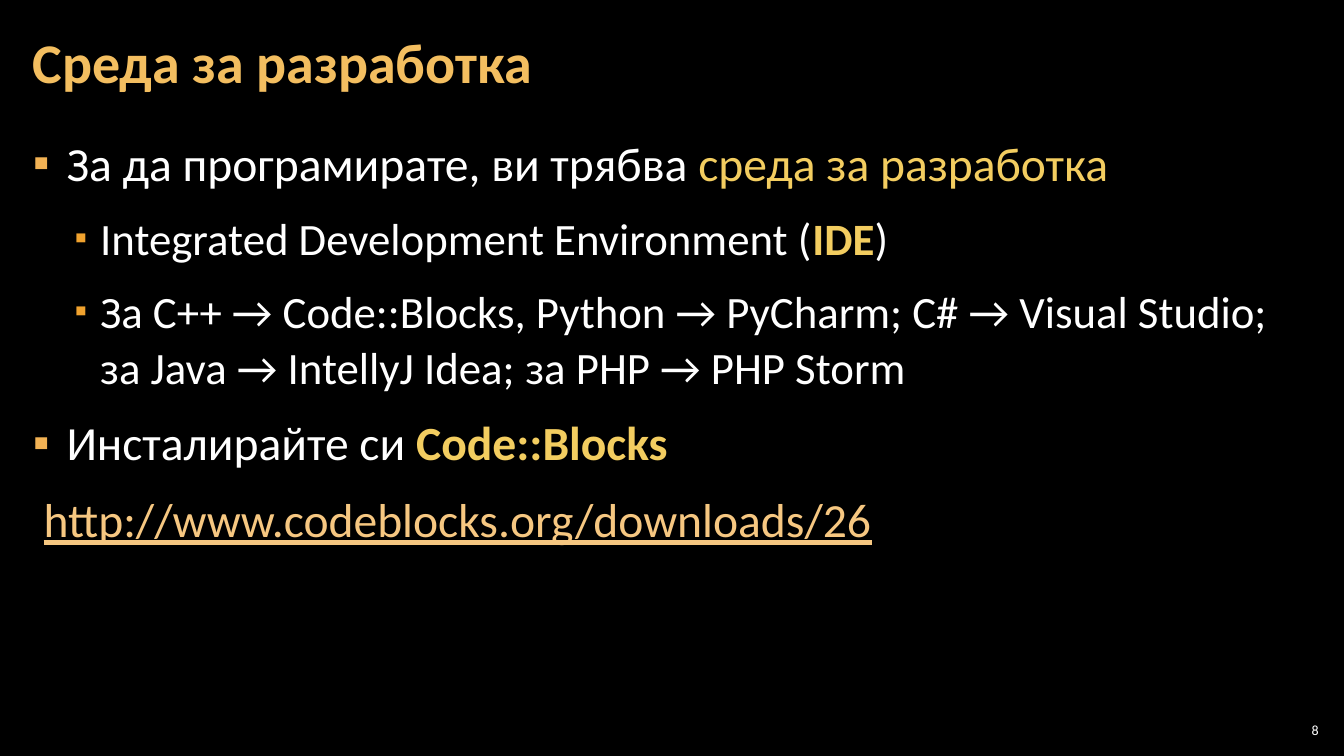
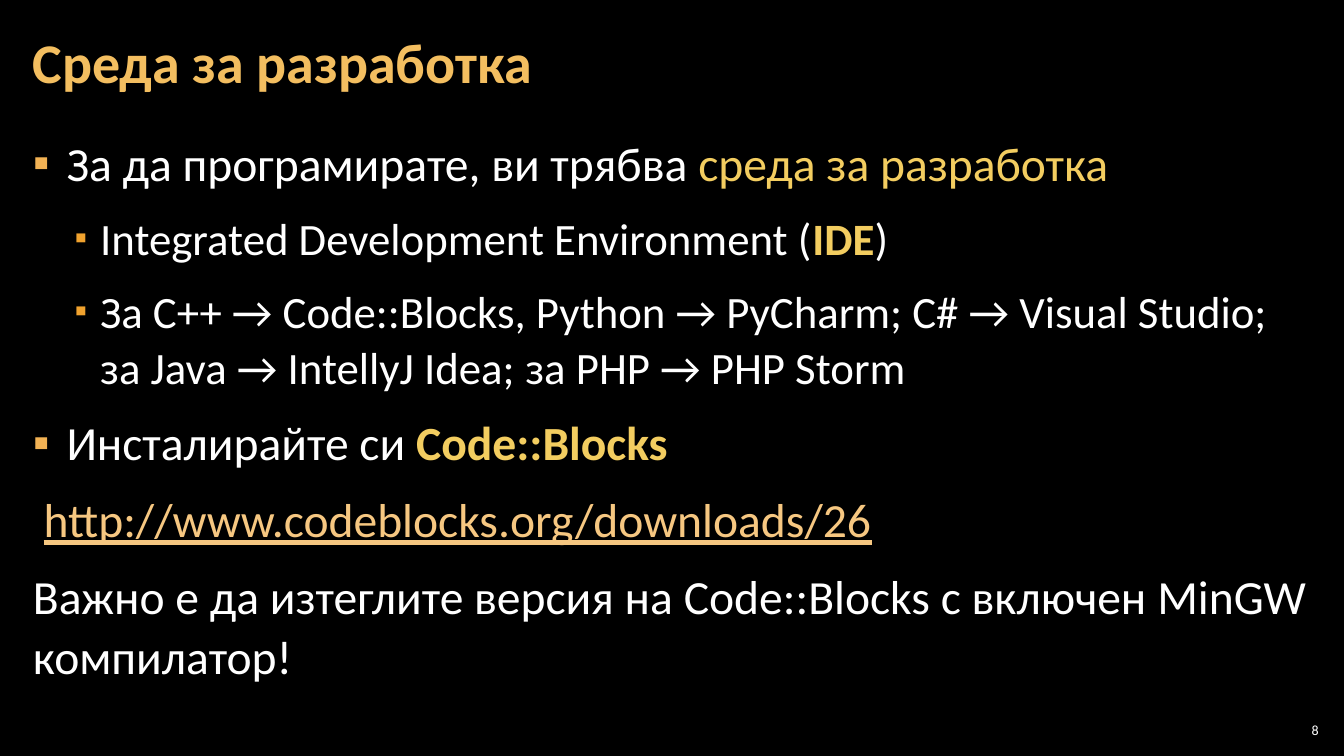
Before and after one commit to Software-University/C-plus-plus, a slide deck: slide 8 of 1. First-Steps-in-Coding/1. First-Steps-in-Coding.pptx. Drawn at 1344x756 pixels with LibreOffice and Linux fonts; fonts in the diff are those of the drawing; background and template pictures are left out. Boxes give left, top, right and bottom in pixels: in the first picture for what was removed or moved away, otherwise in the second. Text is boxed around its words. In the diff, an @@ line names an element or a change of style, - is before the commit and + after.

```diff
--- a/1. First-Steps-in-Coding/1. First-Steps-in-Coding.pptx
+++ b/1. First-Steps-in-Coding/1. First-Steps-in-Coding.pptx
@@ text at [33,581,1306,682]: paragraph added @@
+Важно е да изтеглите версия на Code::Blocks с включен MinGW компилатор!
```
Also in this commit, not shown: 1 other slide changed, 1 other file.
